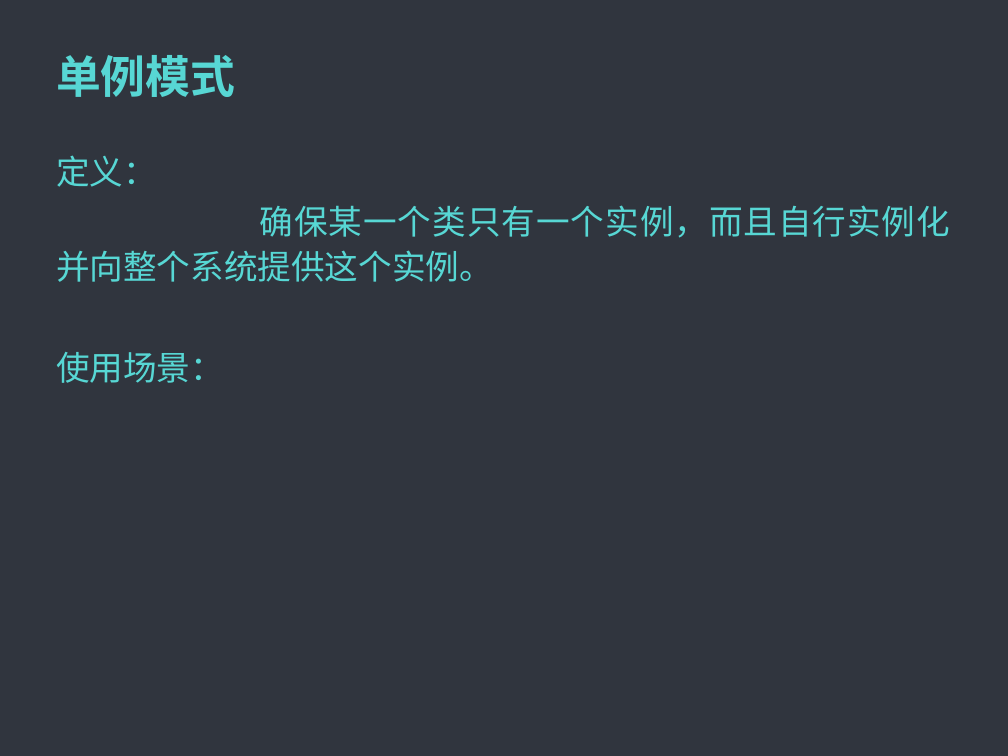
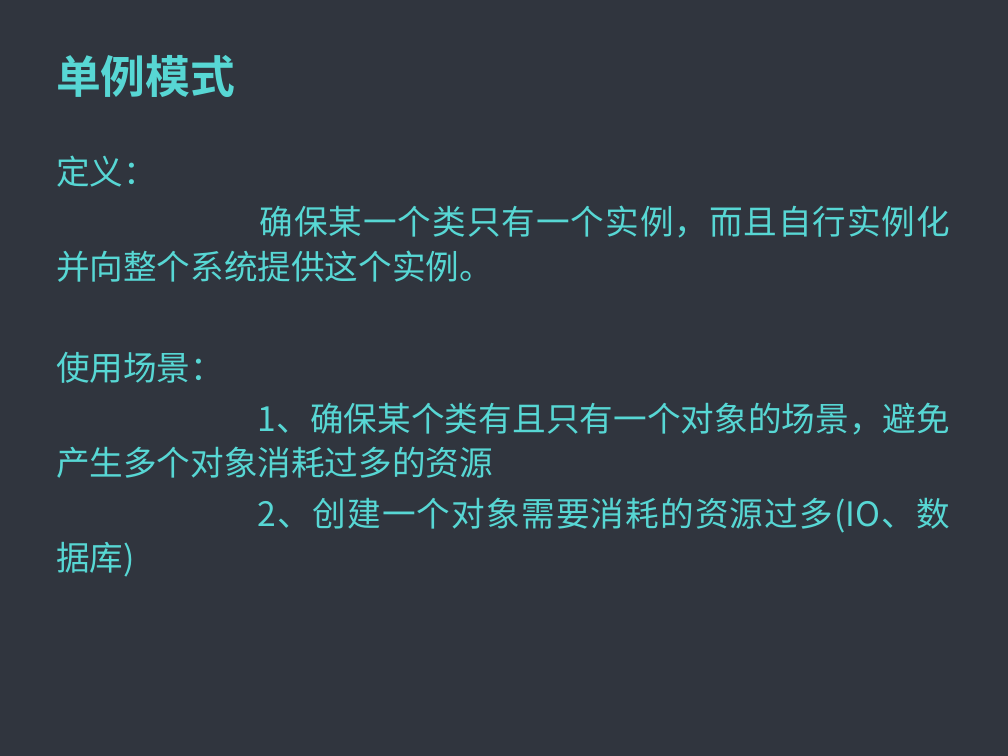
Before and after one commit to MintLy/JavaDesignMode, a slide deck: slide 5 of DesignMode.ppt. Drawn at 1008x756 pixels with LibreOffice and Linux fonts; fonts in the diff are those of the drawing; background and template pictures are left out. Boxes give left, top, right and bottom in pixels: in the first picture for what was removed or moved away, otherwise in the second. Text is boxed around its words. In the diff, an @@ line names an element or a change of style, - is before the commit and + after.

```diff
--- a/DesignMode.ppt
+++ b/DesignMode.ppt
@@ text at (x1=56, y1=402, x2=951, y2=533): paragraphs added @@
+1、确保某个类有且只有一个对象的场景，避免产生多个对象消耗过多的资源
+2、创建一个对象需要消耗的资源过多(IO、数据库)
```
Also in this commit, not shown: 2 other slides changed, 4 other files.
